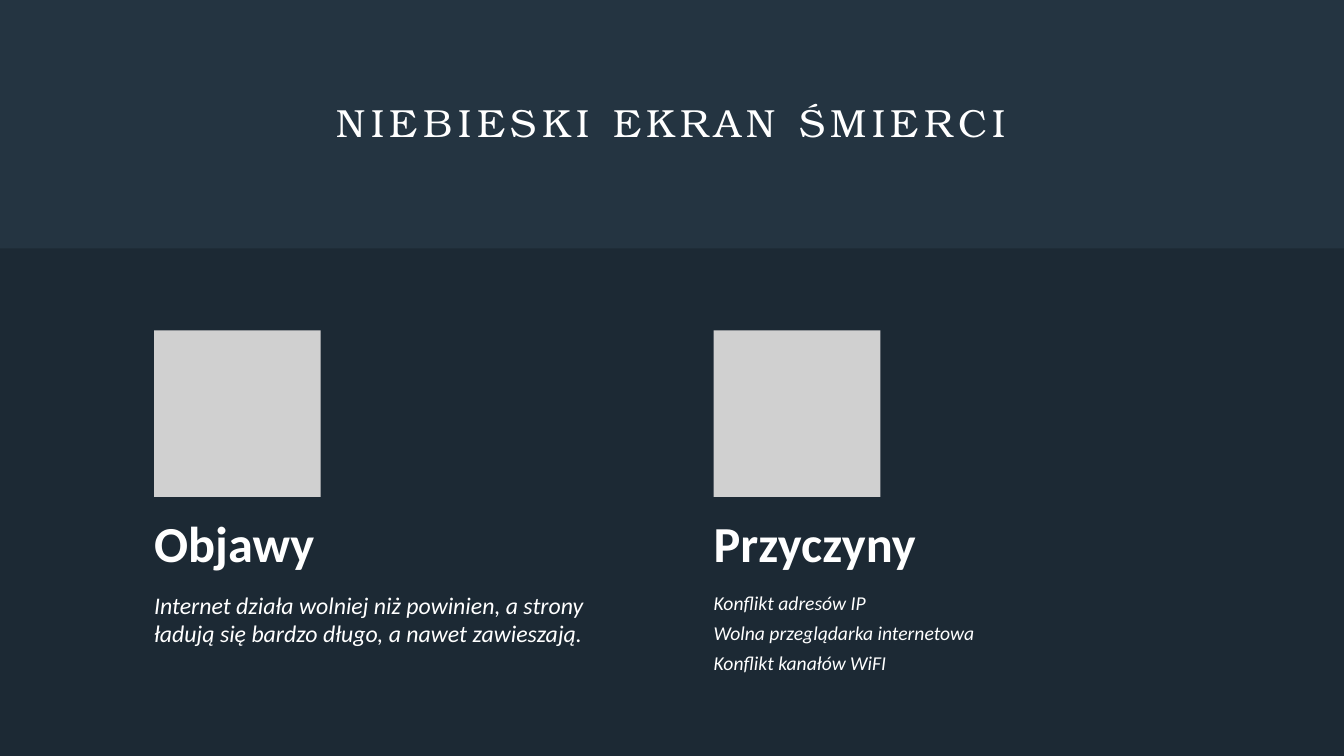
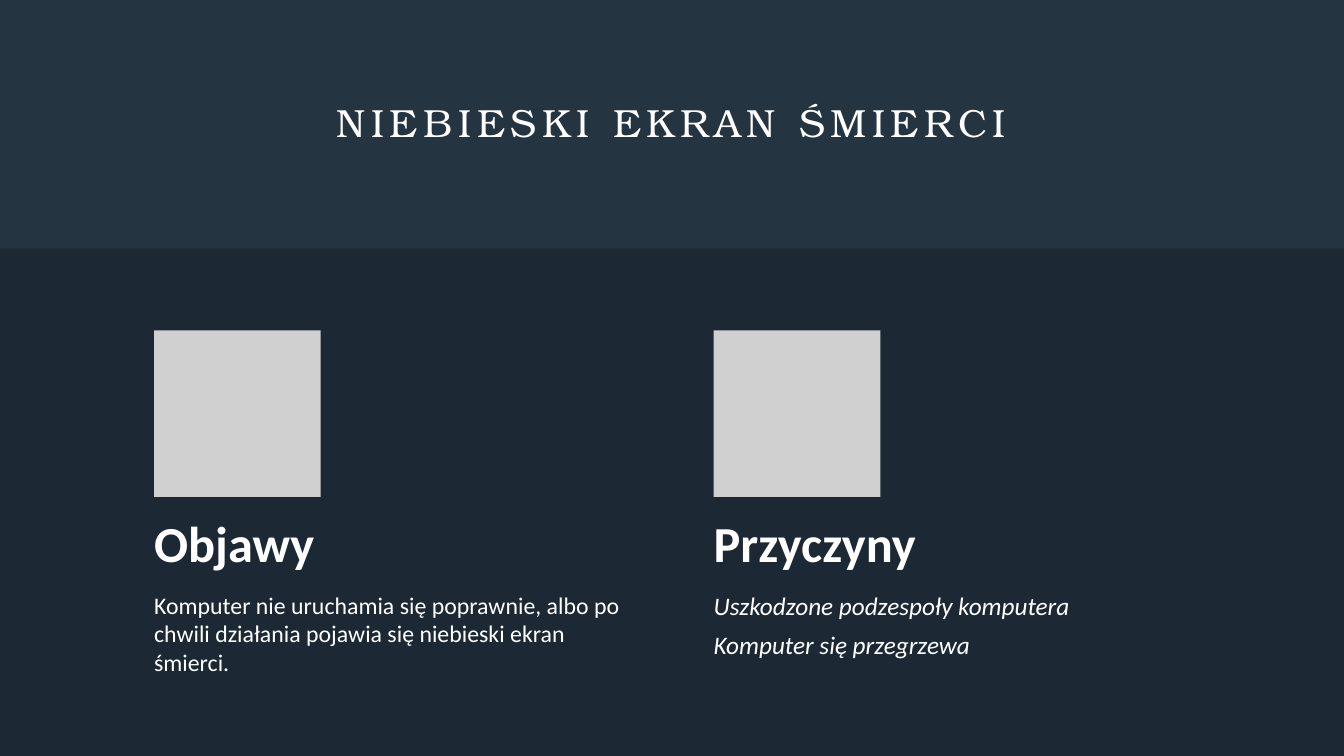
Before and after one commit to blackbat13/cs-lut, a slide deck: slide 10 of Typowe problemy z komputerem.pptx. Drawn at 1344x756 pixels with LibreOffice and Linux fonts; fonts in the diff are those of the drawing; grey boxes stand for pictures. Boxes give left, top, right and bottom in pixels: in the first picture for what was removed or moved away, otherwise in the second. Text is boxed around its words. In the diff, an @@ line names an element or a change of style, - is before the commit and + after.

```diff
--- a/Typowe problemy z komputerem.pptx
+++ b/Typowe problemy z komputerem.pptx
@@ text at bbox=[154, 597, 619, 671]: text changed; italic off @@
-Internet działa wolniej niż powinien, a strony ładują się bardzo długo, a nawet zawieszają.
+Komputer nie uruchamia się poprawnie, albo po chwili działania pojawia się niebieski ekran śmierci.
@@ text at bbox=[714, 597, 1069, 659]: text changed; size 14 to 18 pt @@
-Konflikt adresów IP
-Wolna przeglądarka internetowa
-Konflikt kanałów WiFI
+Uszkodzone podzespoły komputera
+Komputer się przegrzewa
```
Also in this commit, not shown: 3 slides added, 1 slide removed.
